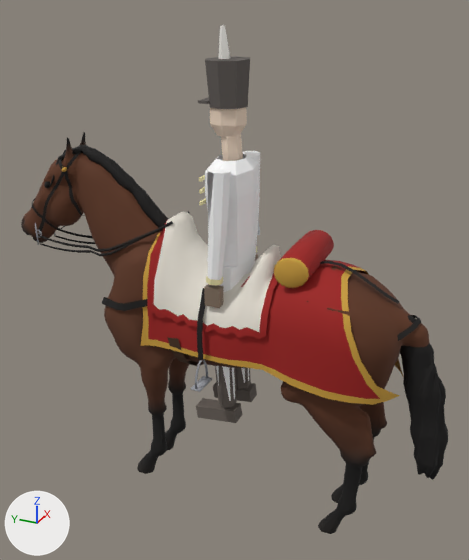
One commit to the glTF model game/assets/models/cavalry_hx_c19_hussar_lod0.glb: the scene before it, then after it.
Before and after are seen from a camera (50 mm lens) standing at (-2.83, -1.18, 2.77) and looking at (0.05, 0.12, 1.33). The axes (+X, +Y, +Z) are drawn at lower left. The lights are the same throughout. The older version comes first. Vertices at exactly the same position are counted once.

The first picture shows 'hx_c19_hussar_lod0'.
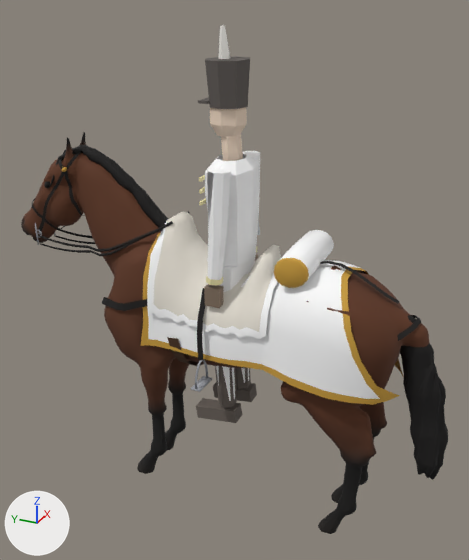
Where the change shows, as pixel boxes (x1, y1, x2, y2) in the pictures (469 x 560 px):
part 1 of me_hx_c19_hussar_lod0, recoloured (red to white): (147, 221, 380, 399) in both

Patch to the scene script:
```diff
--- a/game/assets/models/cavalry_hx_c19_hussar_lod0.glb.py
+++ b/game/assets/models/cavalry_hx_c19_hussar_lod0.glb.py
@@ me_hx_c19_hussar_lod0 @@
 me_hx_c19_hussar_lod0.from_pydata(...)  # 5961 vertices, 11122 faces; spans x -0.34..0.34, y -1.08..1.47, z 0.0..2.6
 # used by ob_hx_c19_hussar_lod0; location = (0.0, 0.0, 0.0)
+# me_hx_c19_hussar_lod0 part 1: 536 faces centred in x -0.28..0.28, y -0.71..0.49, z 1.0..1.66 are repainted in the vertex colours; the middle colour goes from red #9e1a17 to white #ffffff
 me_hx_c19_hussar_lod0.materials.append(mat_vertexcolour)
```
